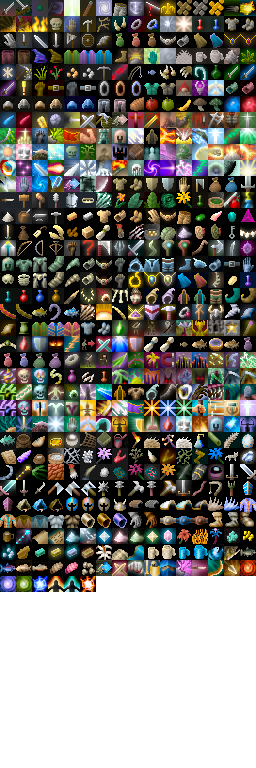
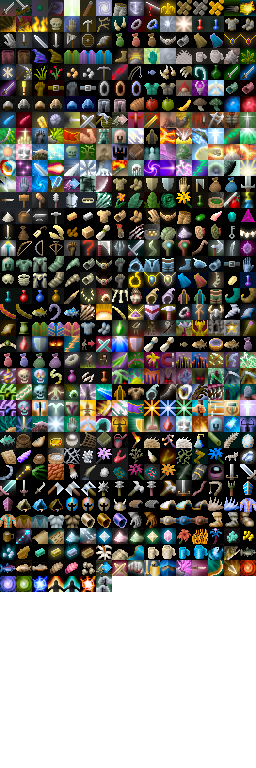
The second w=256, h=768 image is a revision of the first. Changes to its layers:
painted on "Background" over [96, 576, 112, 592]
painted on "shade" over [96, 576, 112, 592]
